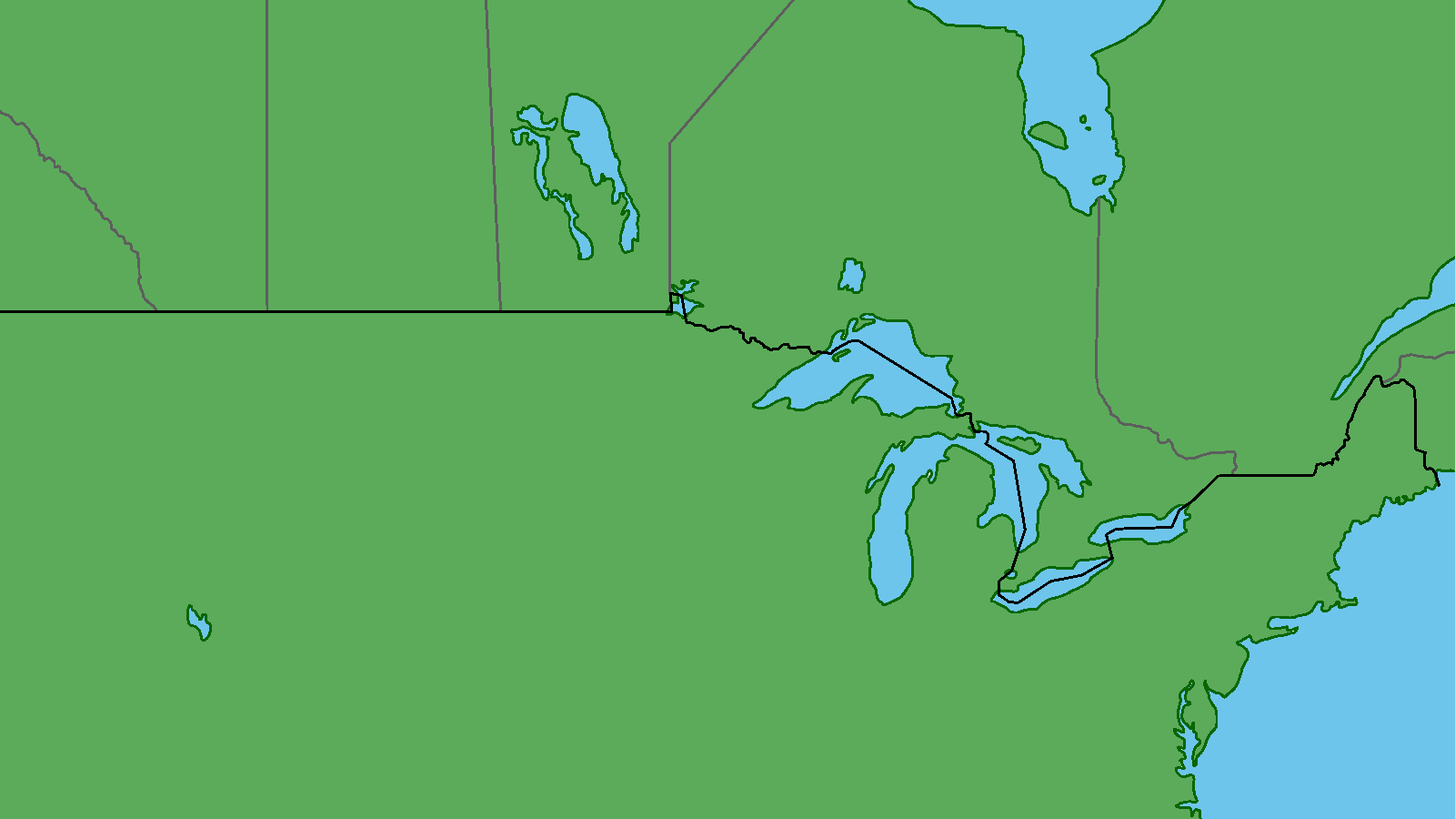
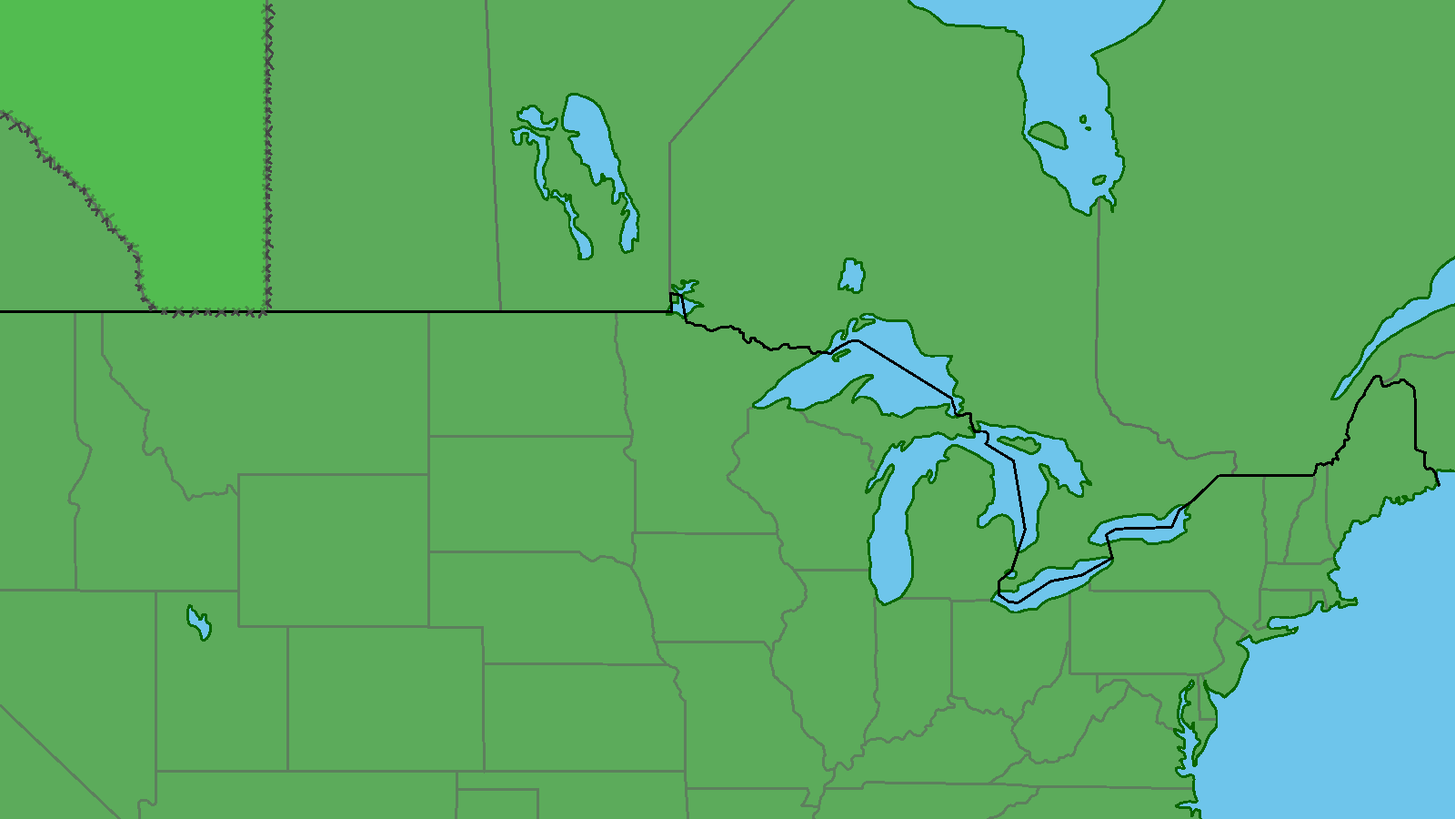
Layer changes from the first 1455 × 819 image to the second:
added layer "Målarlager 2" (52%) above "Målarlager 1" over [0, 0, 276, 350]
added layer "Målarlager 1" above "Bakgrund" over [0, 0, 276, 350]
painted on "US-Canada Border" over [0, 291, 1455, 641]
"Canada State Lines": opacity 100% → 74%, painted on it over [0, 0, 1455, 819]
renamed "Målarlager 6" to "Water", painted on it over [174, 0, 1455, 819]
renamed "Målarlager 5" to "US State Lines", opacity 100% → 57%, moved it above "Land", painted on it over [0, 291, 1338, 819]
painted on "Land" over [0, 0, 1455, 819]
